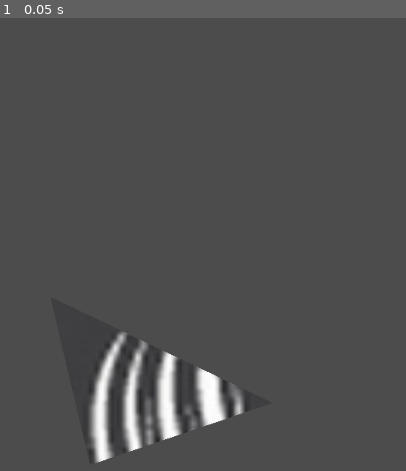
Above: before the commit, frame 1.
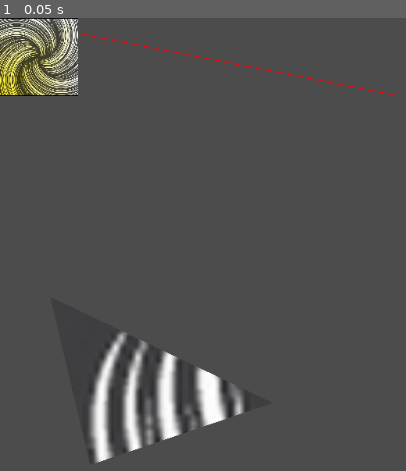
Above: after the commit, the same moment.

Repository: ChBoler/Shear-Render-Engine
Game: Godot game, scene res://Base 2D Node.tscn
The game is run twice, just before and just after one commit, with the same random seed, the same clock (stepped at 60 frames per second) and the same inputs.
Inputs:
- Up to frame 1 (0.05 s): no input

The runs differ from the first frame. In frame 1, 2.9% of the frame differs, in the area x 0-99%, y 0-18%.
Error before the commit: Parse Error: Expected end of statement ("var"), got ')' instead. (res://Base)

Commit message:
Update Base 2D Node.gd
Syntax Fixes

F = [(462, 290), (562, 290), (562, 310), (462, 310)]
T = [(462, 290), (525, 215), (499, 215), (562, 290)]

Diff:
--- a/Base 2D Node.gd
+++ b/Base 2D Node.gd
@@ -91,12 +91,12 @@
 	var topLeftPoint = Vector2(topLeftX, topLeftY)
 
 	var botRightPoint = Vector2(midWidth + (blockWidth / 2), midHeight + (blockHeight / 2))
-	var botLeftPoint = Vector2(midWidth - (blockWidth / 2), midHeight + (blockHeight / 2)))
+	var botLeftPoint = Vector2(midWidth - (blockWidth / 2), midHeight + (blockHeight / 2))
 
 	var fpointArray = [topLeftPoint, topRightPoint, botRightPoint, botLeftPoint]
 
 	# THING GETS DRAWN HERE
-	draw_polygon(fpointArray, _colorarray, _uvs, _texture)
+	#draw_polygon(fpointArray, _colorarray, _uvs, _texture)
 
 	# ====== Math Setting Stage ======
 	# x3 = (((y1 − y3) / slope) - x1) * -1   where...
@@ -107,26 +107,28 @@
 	var rightSlope = (vanishY - topRightY) / (vanishX - topRightX)
 
 	# =============== Top Face ===============
-
+	#var test2 = ((((topLeftY - vanishY) / leftSlope) - topLeftX) * -1, topLeftY - blockDepth)
+	#var test = topLeftY − vanishY / leftSlope - topLeftX * -1
 	# TODO - put this in a method to find the damn point
-	var leftMathPoint = Vector2((((topLeftY − vanishY) / leftSlope) - topLeftX) * -1, topLeftY - blockDepth)
-	var rightMathPoint = Vector2((((topRightY − vanishY) / rightSlope) - topRightX) * -1, topRightY - blockDepth)
+	var leftMathPoint = Vector2((((topLeftY - vanishY) / leftSlope) - topLeftX) * -1, topLeftY - blockDepth)
+	var rightMathPoint = Vector2((((topRightY - vanishY) / rightSlope) - topRightX) * -1, topRightY - blockDepth)
 
 	var tpointArray = [topLeftPoint, leftMathPoint, rightMathPoint, topRightPoint]
+
+	print(fpointArray)
+	print(tpointArray)
 
 	draw_polygon(tpointArray, _colorarray, _uvs, _texture)
 
 	# =============== Left Face ===============
 	# Check if face even shows
-	if(true){
+	if(true):
 		var placeh = "aasda"
-	}
 
 	# =============== Right Face ===============
 	# Check if face even shows
-	if(true){
+	if(true):
 		var placehoo = "ddasd"
-	}
 
 	# =============== Bottom Wall ===============
 	# 	Bottom of wall
